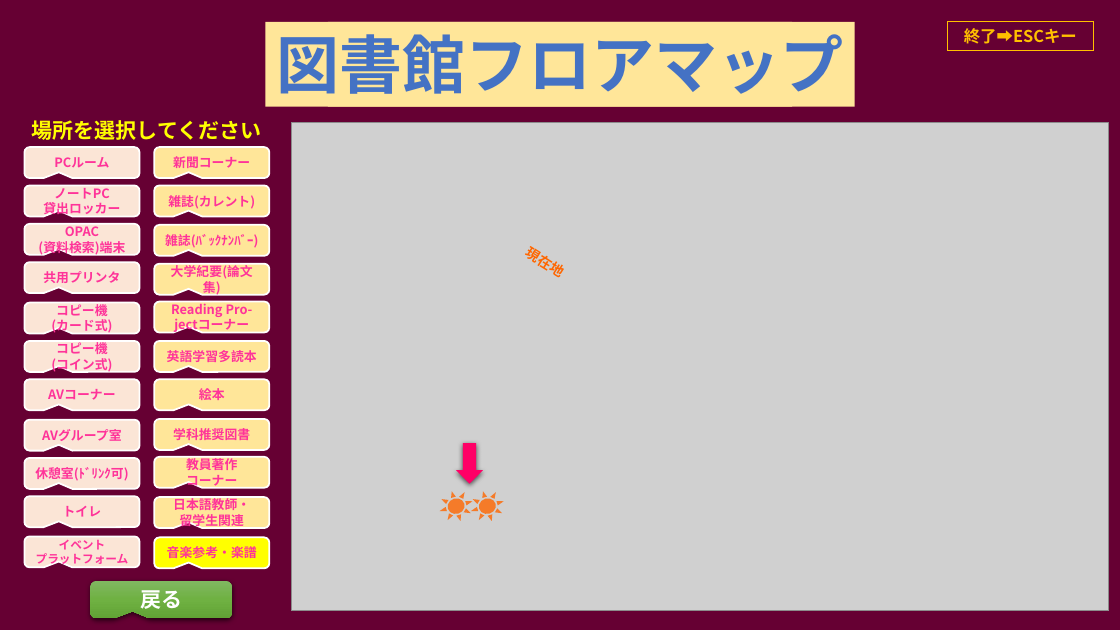
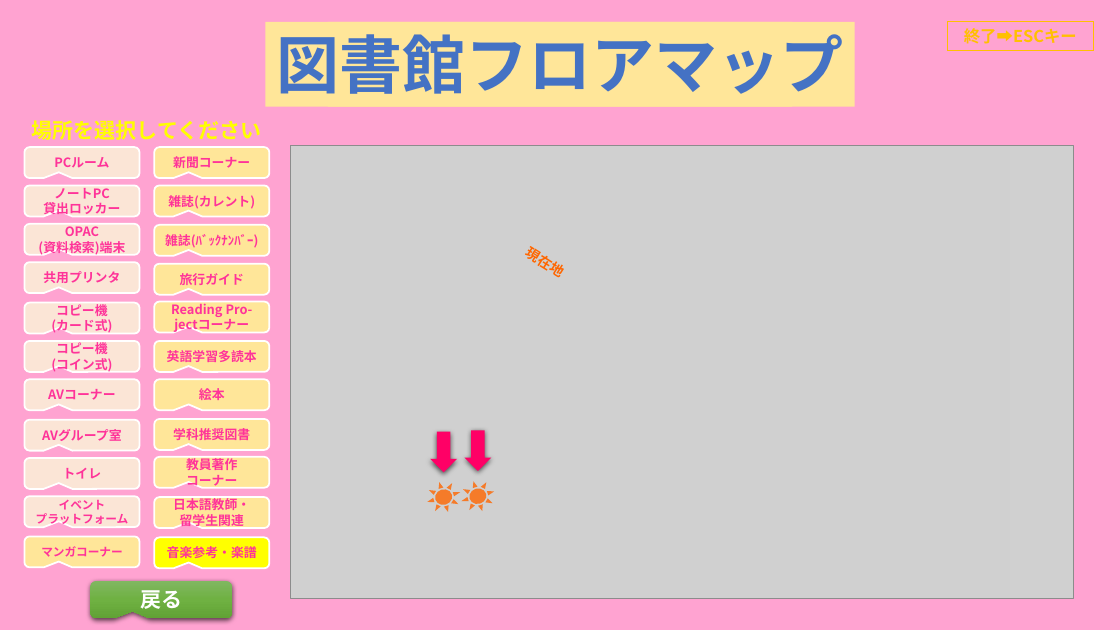
Before and after one commit to Nippo-Group/ferris-library-nuxt3, a slide deck: slide 47 of public/documents/floor-map/floor-map_3d.ppsx. Drawn at 1120x630 pixels with LibreOffice and Linux fonts; fonts in the diff are those of the drawing; grey boxes stand for pictures. Boxes give left, top, right and bottom in pixels: in the first picture for what was removed or moved away, otherwise in the second. Text is boxed around its words. In the diff, an @@ line names an element or a change of style, - is before the commit and + after.

```diff
--- a/public/documents/floor-map/floor-map_3d.ppsx
+++ b/public/documents/floor-map/floor-map_3d.ppsx
@@ background #660033 to #FFA3D1 @@
@@ picture: place and size @@
-picture at box(292, 123, 1109, 611)
+picture at box(291, 145, 1074, 598)
@@ text in rounded speech box at box(180, 273, 244, 285): text changed @@
-大学紀要(論文集)
+旅行ガイド
@@ left arrow added at box(430, 432, 457, 472), fill #FF0066 @@
@@ left arrow: place and size @@
-left arrow at box(456, 444, 483, 484)
+left arrow at box(465, 431, 492, 471)
@@ rounded speech box "トイレ": place and size @@
-rounded speech box "トイレ" at box(24, 497, 139, 528)
+rounded speech box "トイレ" at box(24, 458, 139, 489)
@@ rounded speech box removed at box(24, 458, 139, 489) @@
-休憩室(ﾄﾞﾘﾝｸ可)
@@ sun: place and size @@
-sun at box(436, 486, 478, 526)
+sun at box(423, 477, 465, 517)
@@ sun: place and size @@
-sun at box(467, 486, 509, 526)
+sun at box(458, 476, 499, 516)
@@ rounded speech box "イベント": place and size @@
-rounded speech box "イベント" at box(24, 537, 139, 568)
+rounded speech box "イベント" at box(24, 497, 139, 528)
@@ rounded speech box added at box(24, 537, 139, 568), fill #FFE699, outline #FFFFFF 1.5 pt, 10 pt, text #FF3399, bold @@
+マンガコーナー
```
Also in this commit, not shown: 114 other slides changed, 1 other file.
